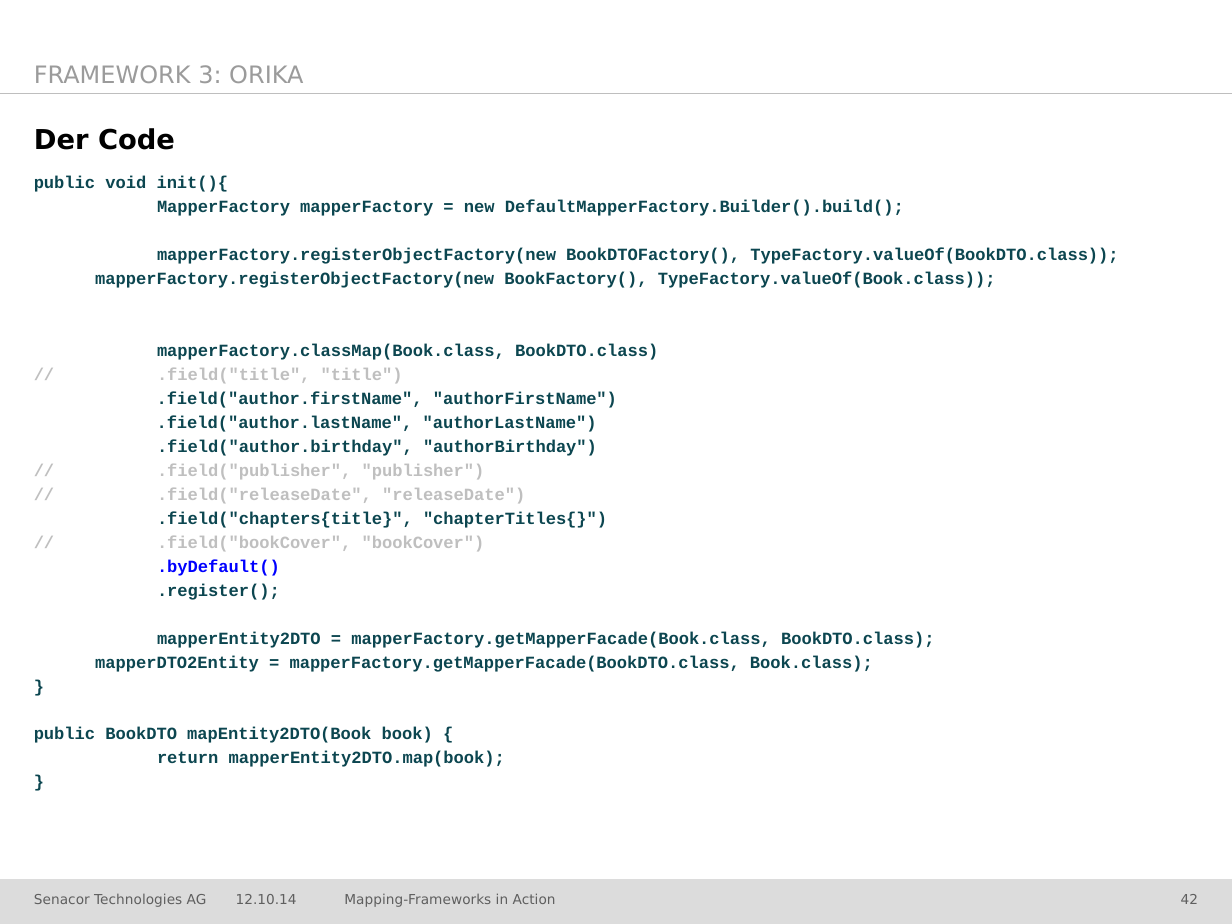
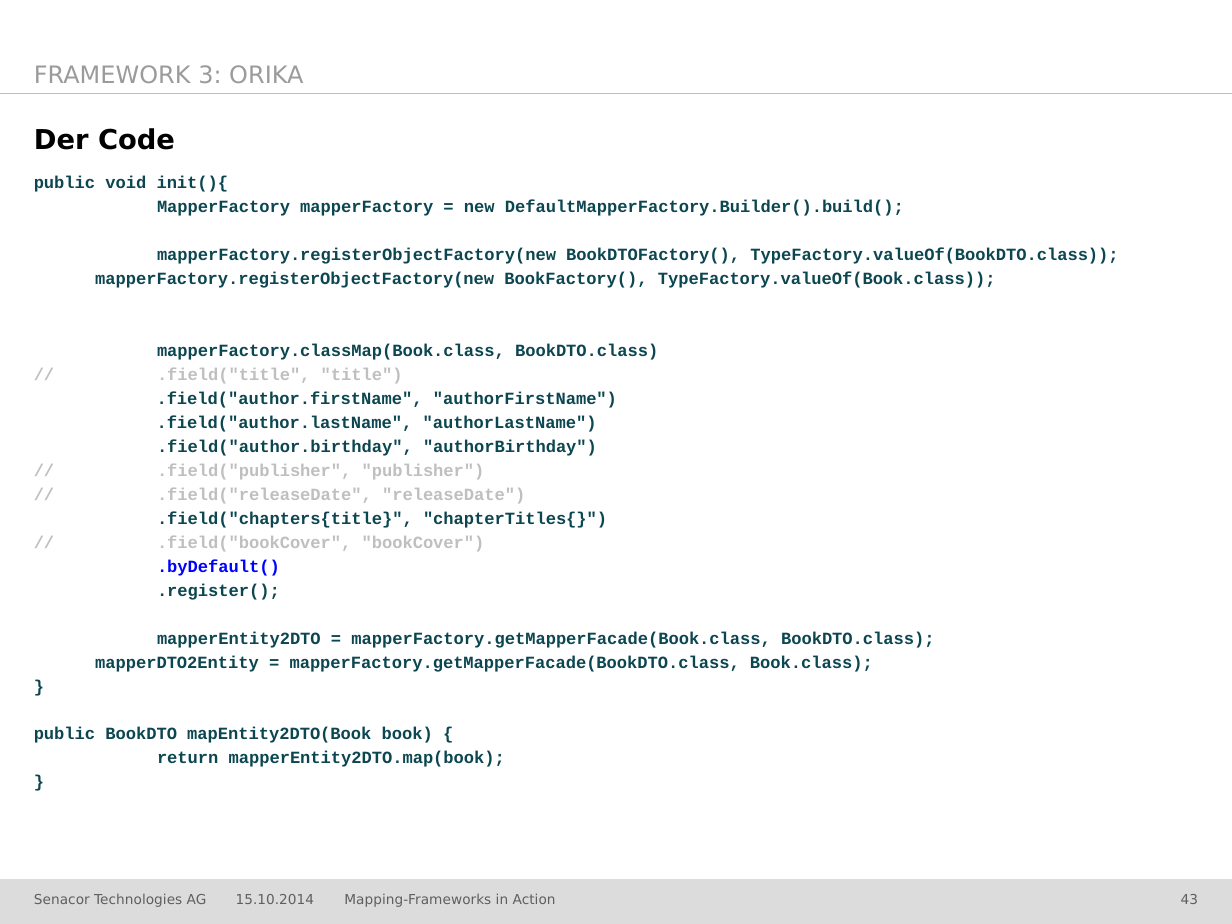
Before and after one commit to jschwalb/Mappings, a slide deck: slide 43 of presentation.pptx (slide 42 before the commit). Drawn at 1232x924 pixels with LibreOffice and Linux fonts; fonts in the diff are those of the drawing; background and template pictures are left out. Boxes give left, top, right and bottom in pixels: in the first picture for what was removed or moved away, otherwise in the second. Text is boxed around its words. In the diff, an @@ line names an element or a change of style, - is before the commit and + after.

```diff
--- a/presentation.pptx
+++ b/presentation.pptx
@@ text at (x1=236, y1=894, x2=315, y2=904): text changed @@
-12.10.14
+15.10.2014
@@ page number at (x1=1181, y1=894, x2=1198, y2=904): text changed @@
-42
+43
```
Also in this commit, not shown: 49 other slides changed, 1 slide added, 12 other files.
